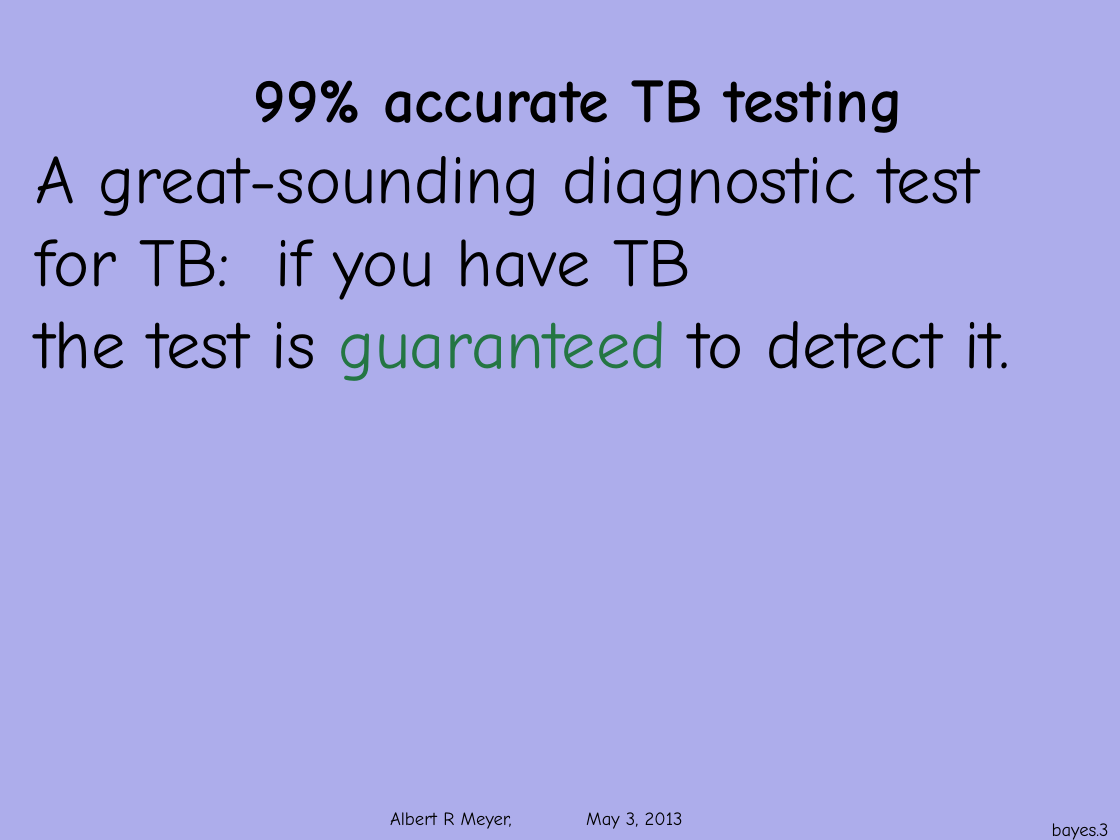
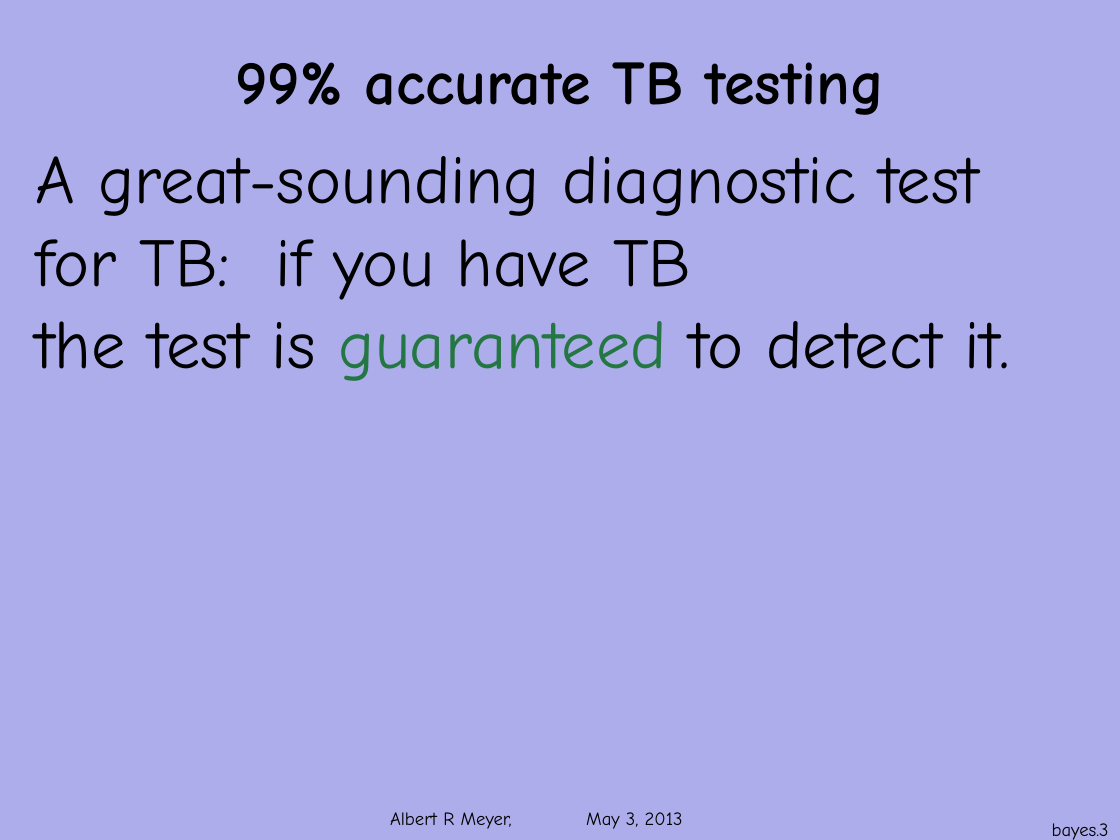
Before and after one commit to armeyer/mcs_web, a slide deck: slide 3 of spring13/slides13/prob-bayes.pptx. Drawn at 1120x840 pixels with LibreOffice and Linux fonts; fonts in the diff are those of the drawing; background and template pictures are left out. Boxes give left, top, right and bottom in pixels: in the first picture for what was removed or moved away, otherwise in the second. Text is boxed around its words. In the diff, an @@ line names an element or a change of style, - is before the commit and + after.

```diff
--- a/spring13/slides13/prob-bayes.pptx
+++ b/spring13/slides13/prob-bayes.pptx
@@ title "99% accurate TB testing": place and size @@
-title "99% accurate TB testing" at (254,80,903,133)
+title "99% accurate TB testing" at (235,62,885,115)
```
Also in this commit, not shown: 9 other slides changed, 1 slide added, 2 other files.
